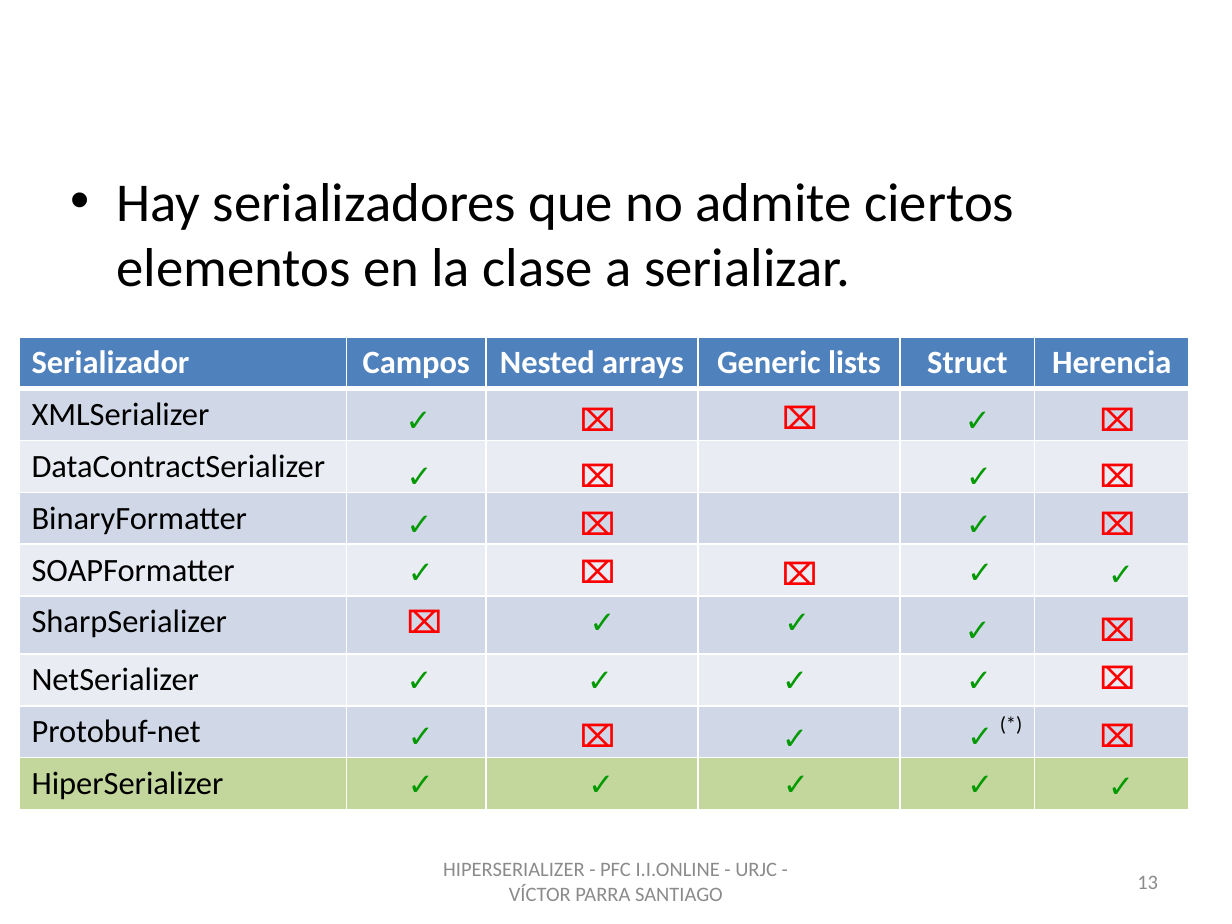
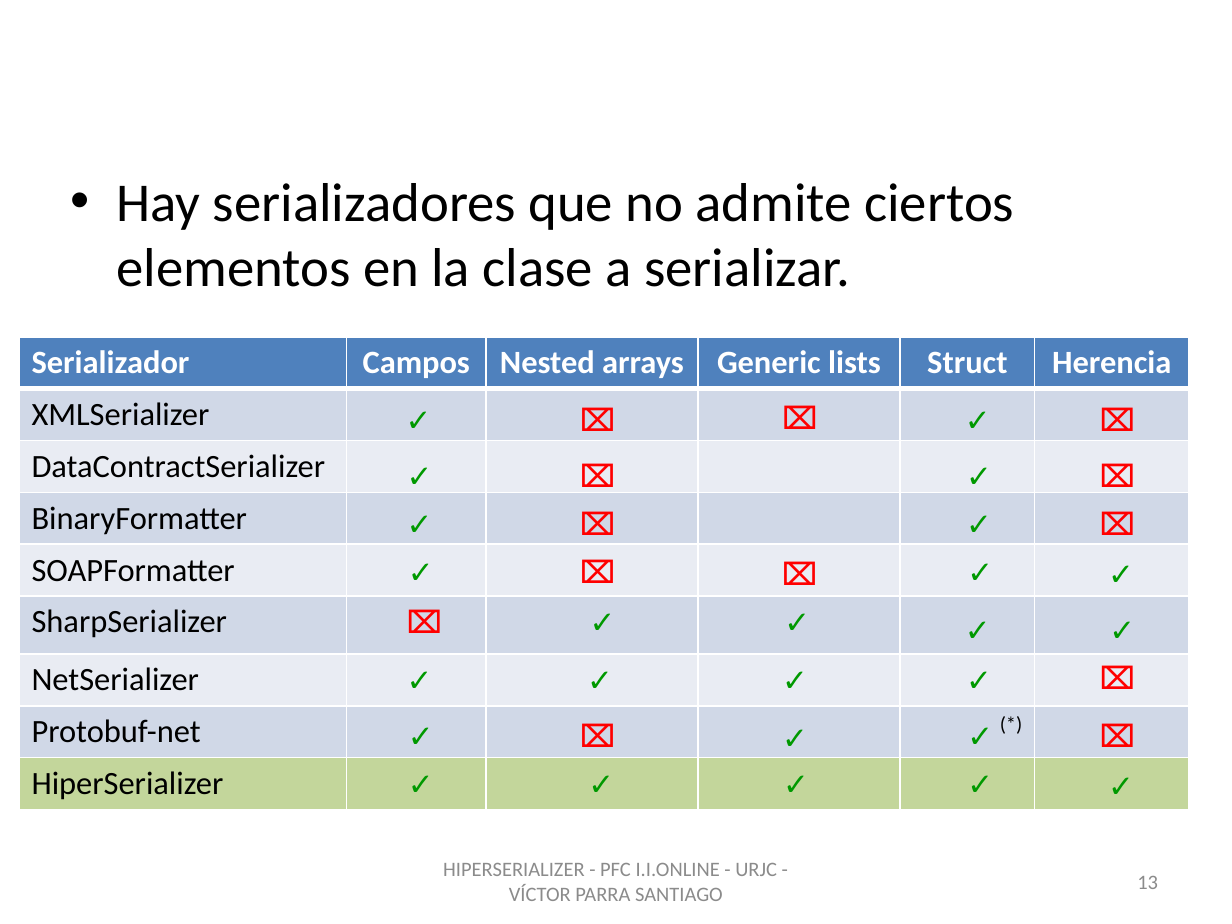
Before and after one commit to vitiparra/ProyectoFinDeCarrera, a slide deck: slide 13 of Memoria/HiperSerializer.pptx. Drawn at 1232x924 pixels with LibreOffice and Linux fonts; fonts in the diff are those of the drawing; background and template pictures are left out. Boxes give left, top, right and bottom in pixels: in the first picture for what was removed or moved away, otherwise in the second. Text is boxed around its words. In the diff, an @@ line names an element or a change of style, - is before the commit and + after.

```diff
--- a/Memoria/HiperSerializer.pptx
+++ b/Memoria/HiperSerializer.pptx
@@ text at [1098,605,1147,654]: text changed; text colour #FF0000 to #009900 @@
-⌧
+✓
```
Also in this commit, not shown: 1 other slide changed, 2 other files.
